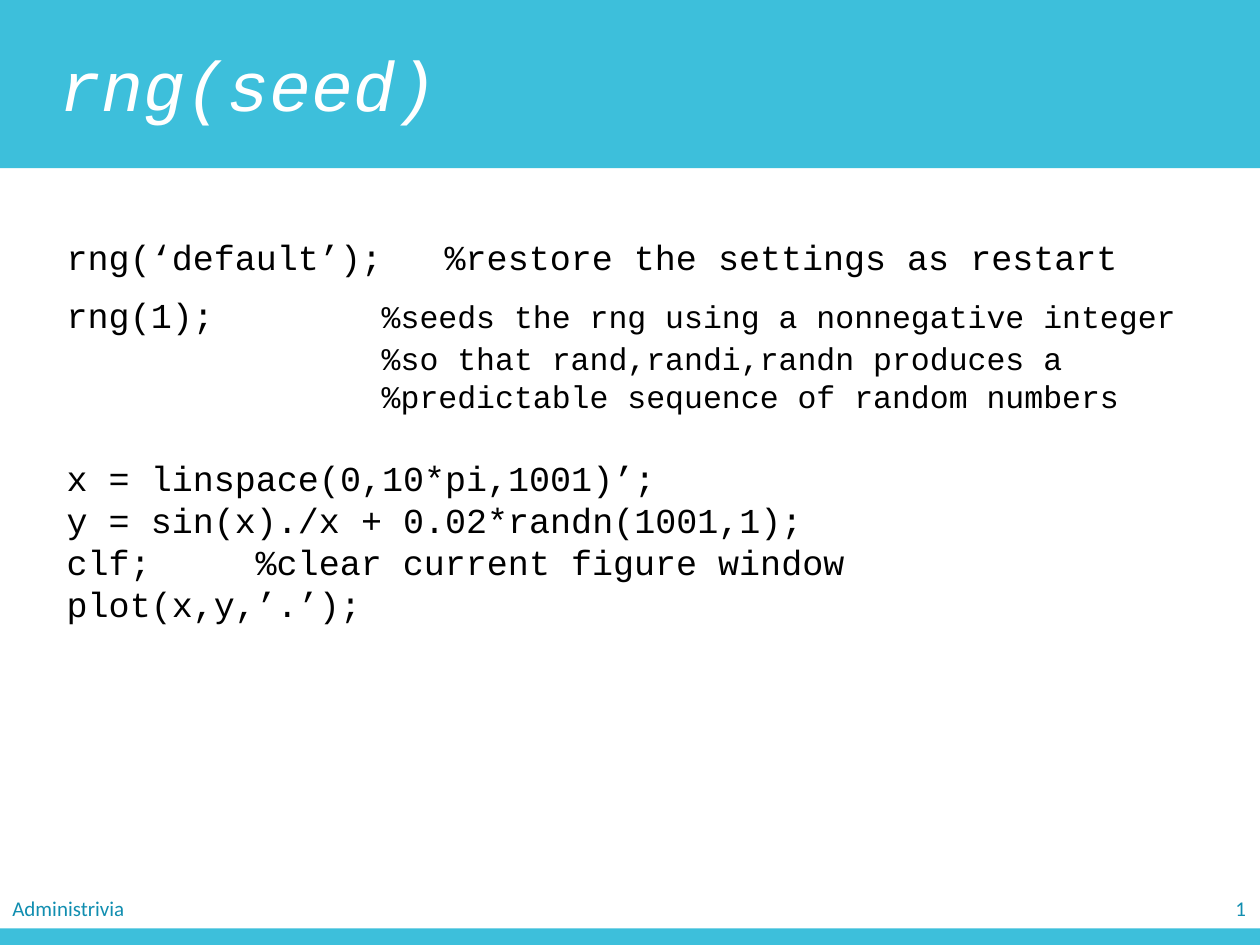
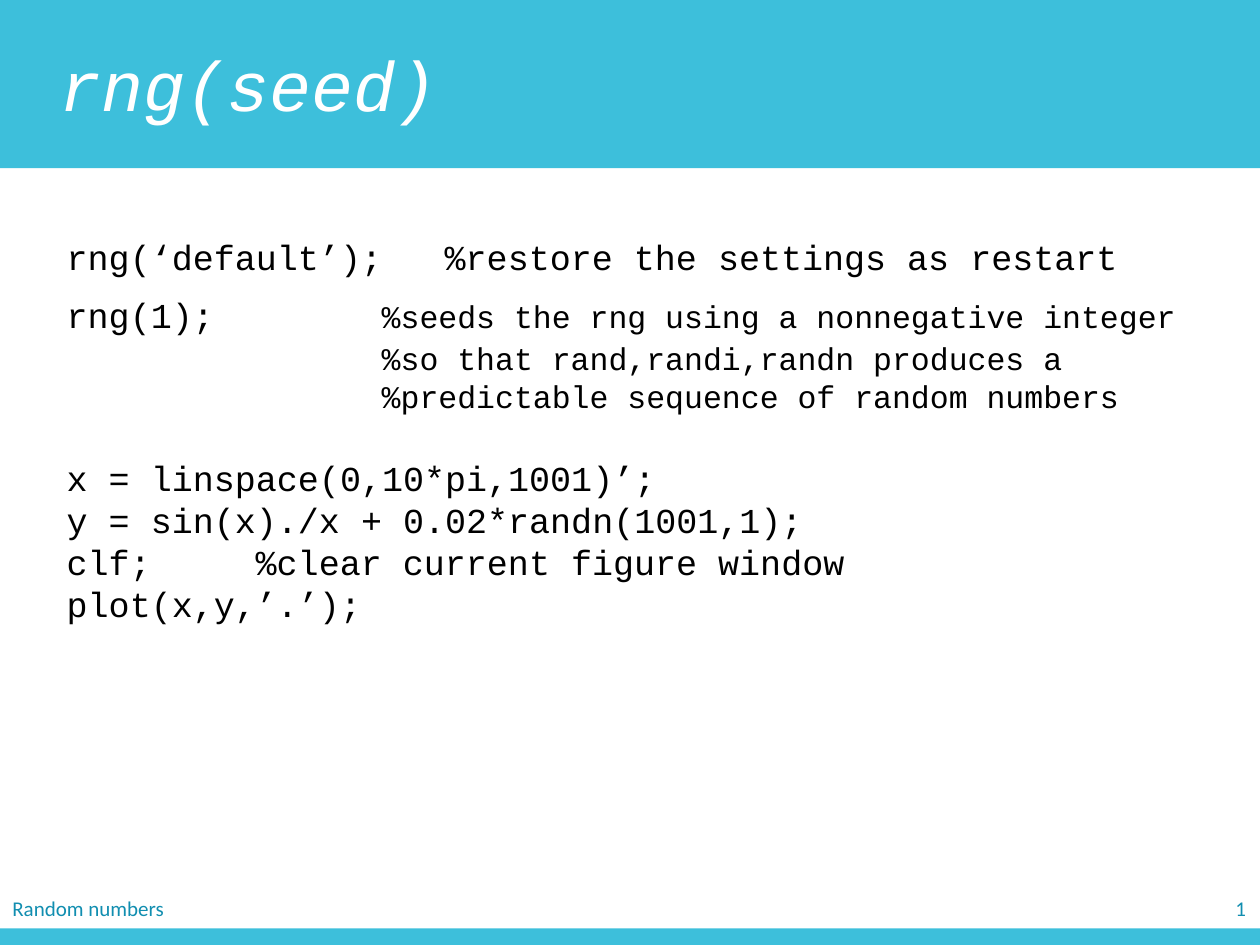
Before and after one commit to zichengliao/zuics101-fa17, a slide deck: slide 8 of lectures/lec24_matlab4/lec24.pptx (slide 7 before the commit). Drawn at 1260x945 pixels with LibreOffice and Linux fonts; fonts in the diff are those of the drawing. Boxes give left, top, right and bottom in pixels: in the first picture for what was removed or moved away, otherwise in the second. Text is boxed around its words. In the diff, an @@ line names an element or a change of style, - is before the commit and + after.

```diff
--- a/lectures/lec24_matlab4/lec24.pptx
+++ b/lectures/lec24_matlab4/lec24.pptx
@@ text removed at [12,901,124,916] @@
-Administrivia
@@ text added at [12,901,163,916], 12 pt, text #118EB0 @@
+Random numbers
```
Also in this commit, not shown: 23 other slides changed, 1 slide added, 10 other files.
